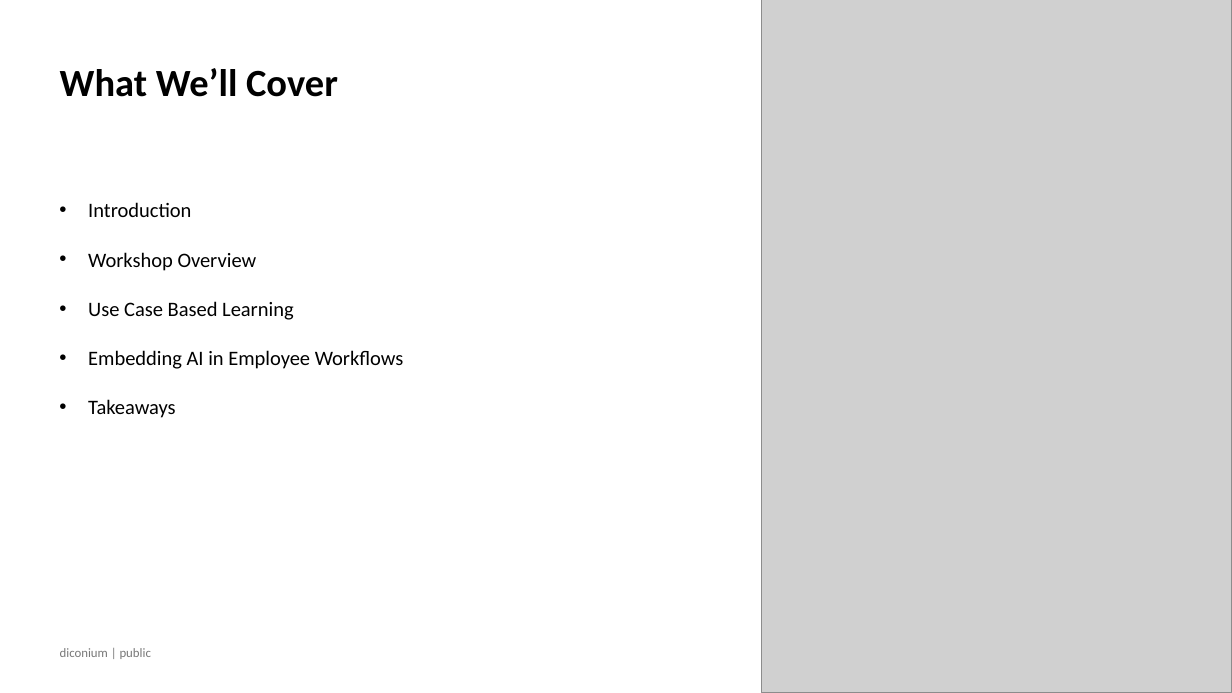
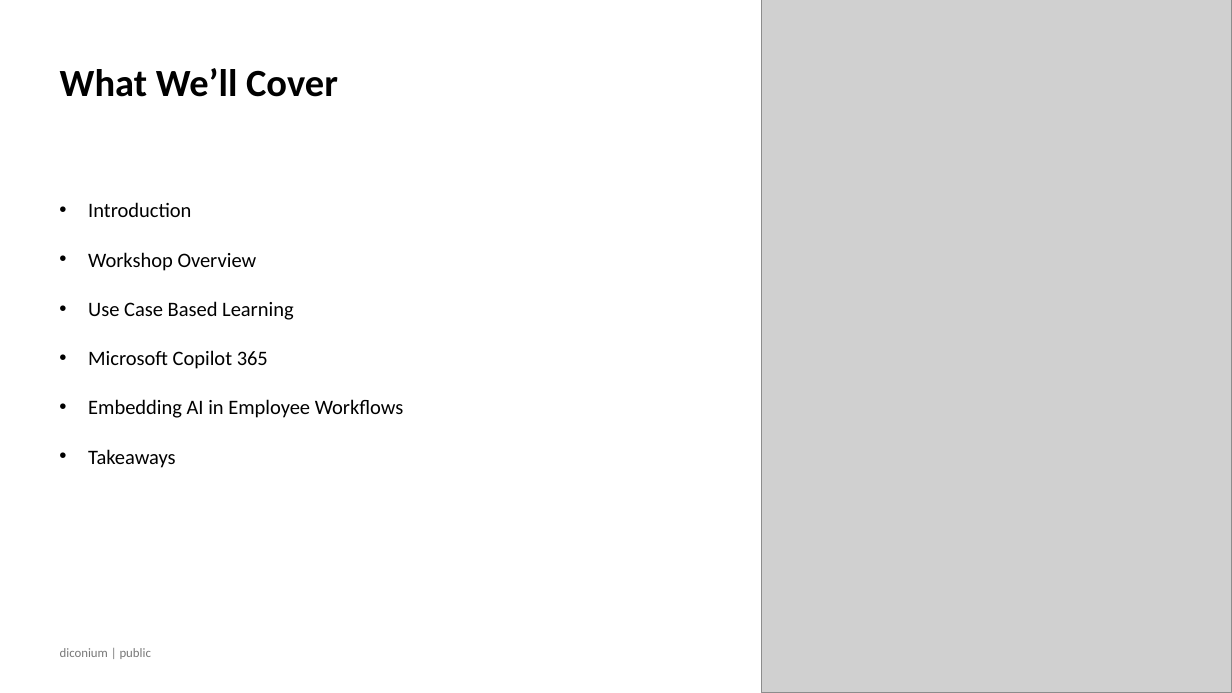
Before and after one commit to NeilSinclair/prompt_workshop, a slide deck: slide 2 of slides/AI Teach In STIHL v1.2.pptx. Drawn at 1232x693 pixels with LibreOffice and Linux fonts; fonts in the diff are those of the drawing; grey boxes stand for pictures; background and template pictures are left out. Boxes give left, top, right and bottom in pixels: in the first picture for what was removed or moved away, otherwise in the second. Text is boxed around its words. In the diff, an @@ line names an element or a change of style, - is before the commit and + after.

```diff
--- a/slides/AI Teach In STIHL v1.2.pptx
+++ b/slides/AI Teach In STIHL v1.2.pptx
@@ text at (x1=88, y1=350, x2=268, y2=369): paragraph added @@
+• Microsoft Copilot 365
```
Also in this commit, not shown: 5 other slides changed, 1 other file.
